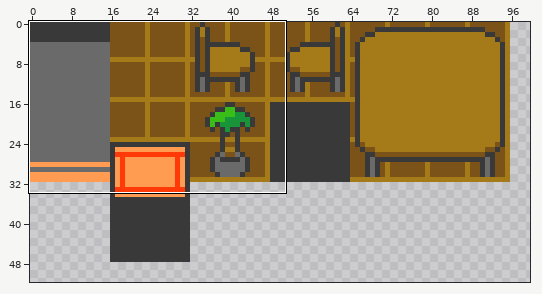
Sprite sheet: recursos/sprites/tilesets/casa.png. Above: a wide view before the commit, with the close-up outlined.
Close-up. First the earlier version:
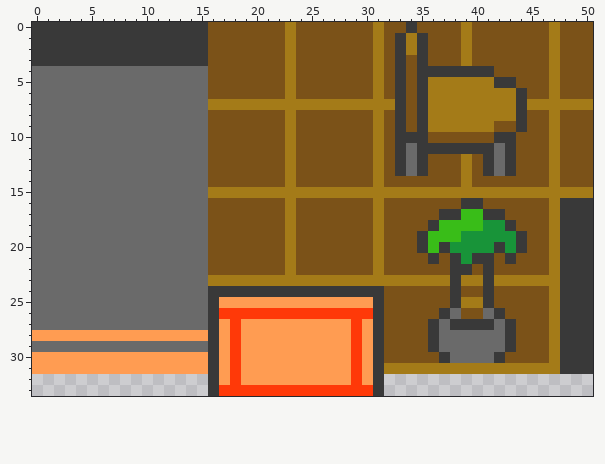
The file is 128x128 pixels. Shown: x 0..50, y 0..33. The wide view leaves out empty margins.
Once edited:
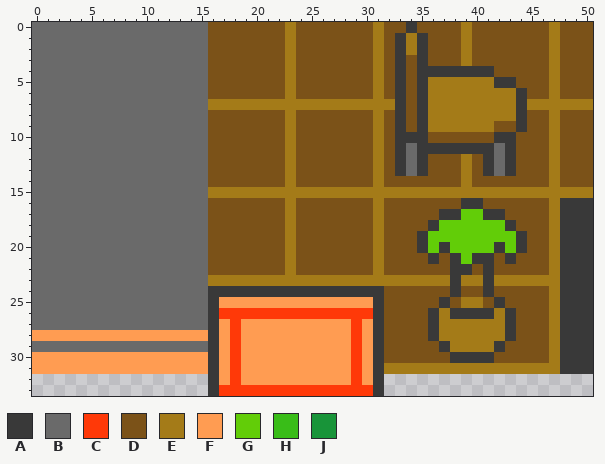
Palette (. is transparent): A #393939  B #6a6a6a  C #ff3908  D #7b5218  E #a47b18  F #ff9c52  G #62cd08  H #39bd18  J #189439
Changes in this commit:
The author changed colour B to colour A in row 26 at x 38 and 41; in row 29 at x 37 and 42; in row 30 at x 38 to 41.
The author changed colour D to colour A in row 25 at x 37 and 42; in row 26 at x 36, 39 to 40 and 43.
The author changed colour A to colour B in rows 0 to 3 at x 0 to 15.
The author changed colour A to colour D in row 25 at x 38 and 41; in row 29 at x 36 and 43; in row 30 at x 37 and 42.
The author changed colour A to colour E in row 26 at x 37 and 42; in row 27 at x 38 to 41.
The author changed colour B to colour E in row 27 at x 37 and 42; in row 28 at x 37 to 42; in row 29 at x 38 to 41.
The author changed colour H to colour G in row 17 at x 39 to 40; in row 18 at x 37 to 40; in row 19 at x 36 to 38; in row 20 at x 36.
The author changed colour J to colour G in row 18 at x 41 to 42; in row 19 at x 39 to 43; in row 20 at x 38 to 41 and 43; in row 21 at x 39.
Boxes around the changes in both close-ups, in picture pixels (x1, y1, x2, y2):
changed: (32, 22, 208, 66)
changed: (428, 209, 516, 363)
